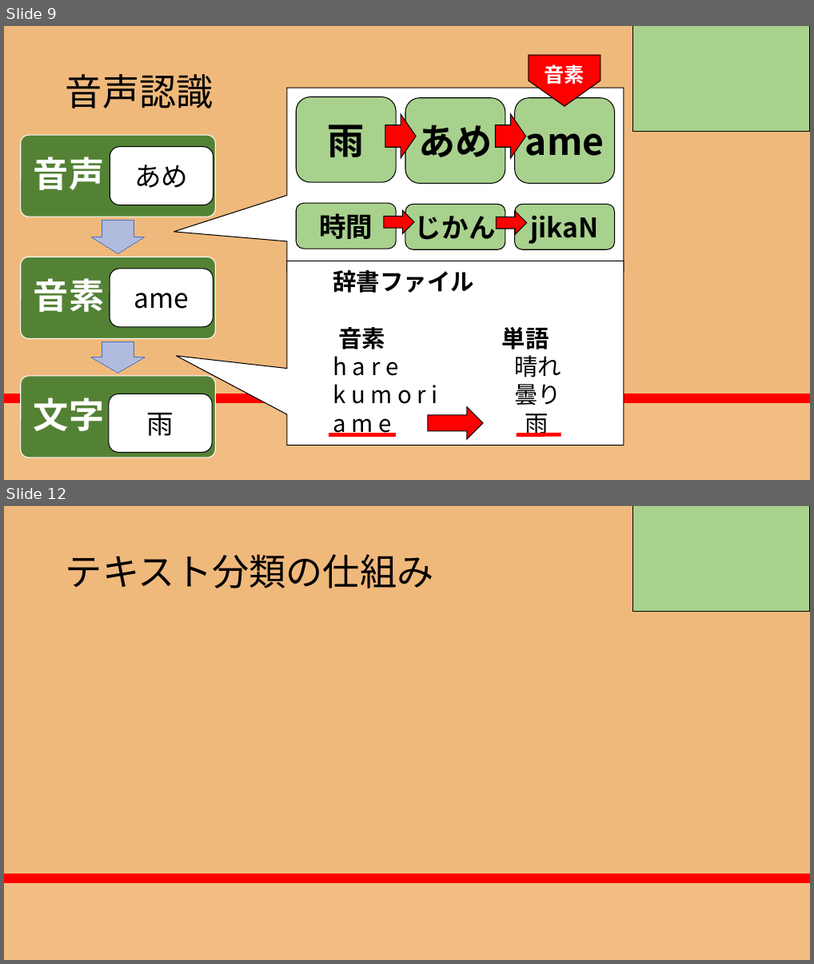
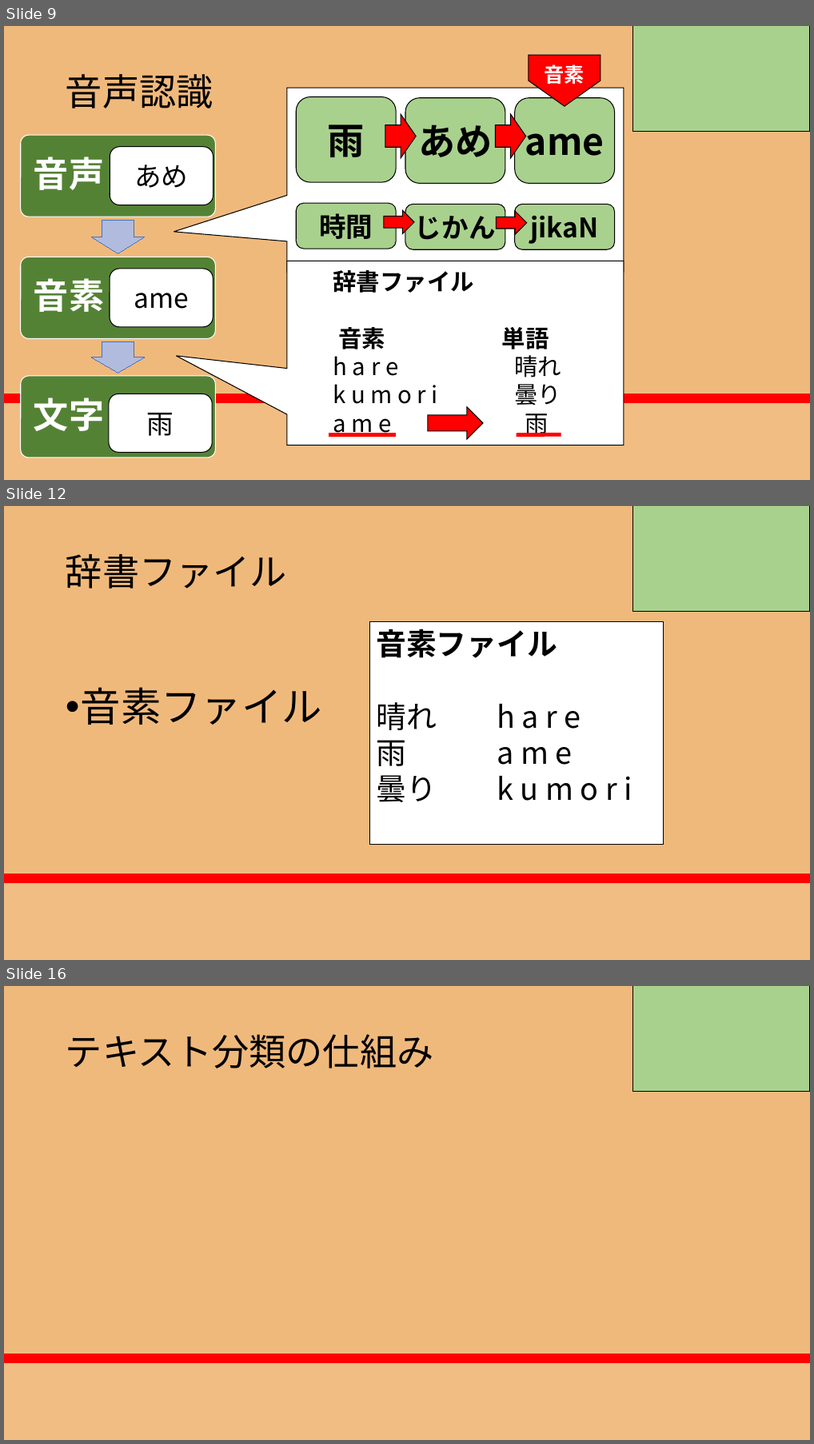
Before and after one commit to RikiishiSuzunosuke/AIspeaker_yosie, a slide deck: presentation/AIスピーカー開発_3_main.pptx. Shown one above the other, each under a label of ours: slides 9 and 12 before the commit, slides 9, 12 and 16 after it; the slides between them are not shown. The pictures are 814x964 and 814x1444 pixels, drawn with LibreOffice and Linux fonts; fonts in the diff are those of the drawing. Boxes give left, top, right and bottom in pixels: in the first picture for what was removed or moved away, otherwise in the second. Text is boxed around its words. In the diff, an @@ line names an element or a change of style, - is before the commit and + after.

```diff
--- a/presentation/AIスピーカー開発_3_main.pptx
+++ b/presentation/AIスピーカー開発_3_main.pptx
@@ slide 12 added at <box>4,506,810,960</box>, background gradient #F0B97C to #FF0000 to #F86446 to #F1BD83 @@
@@ rectangle added at <box>633,506,810,612</box>, fill #A9D18E, outline #000000 1 pt @@
@@ title added at <box>66,554,287,588</box>, 44 pt, text #000000 @@
+辞書ファイル
@@ rectangle added at <box>370,622,665,844</box>, fill #FFFFFF, outline #000000 0.75 pt, 36 pt, text #000000 @@
+音素ファイル
+晴れ h a r e
+雨 a m e
+曇り k u m o r i
@@ text added at <box>81,687,322,724</box>, 48 pt, text #000000 @@
+• 音素ファイル
@@ what was slide 12 is now slide 16 @@
```
Also in this commit, not shown: 3 slides changed, 3 other slides added.
